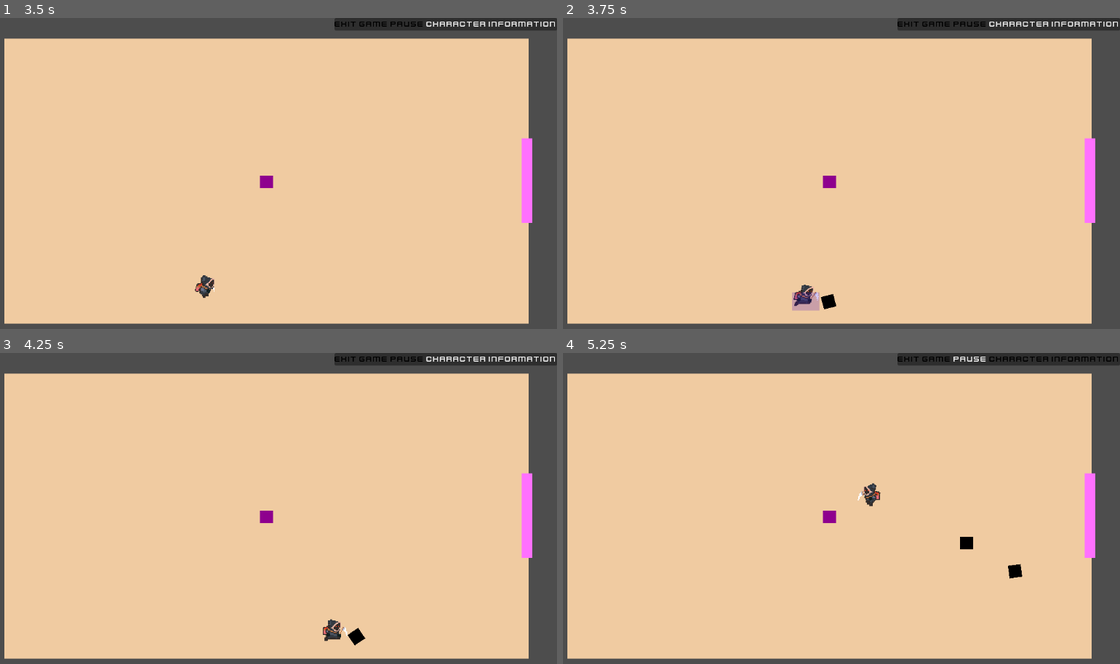
Above: before the commit, frames 1-4 (two rows, left to right).
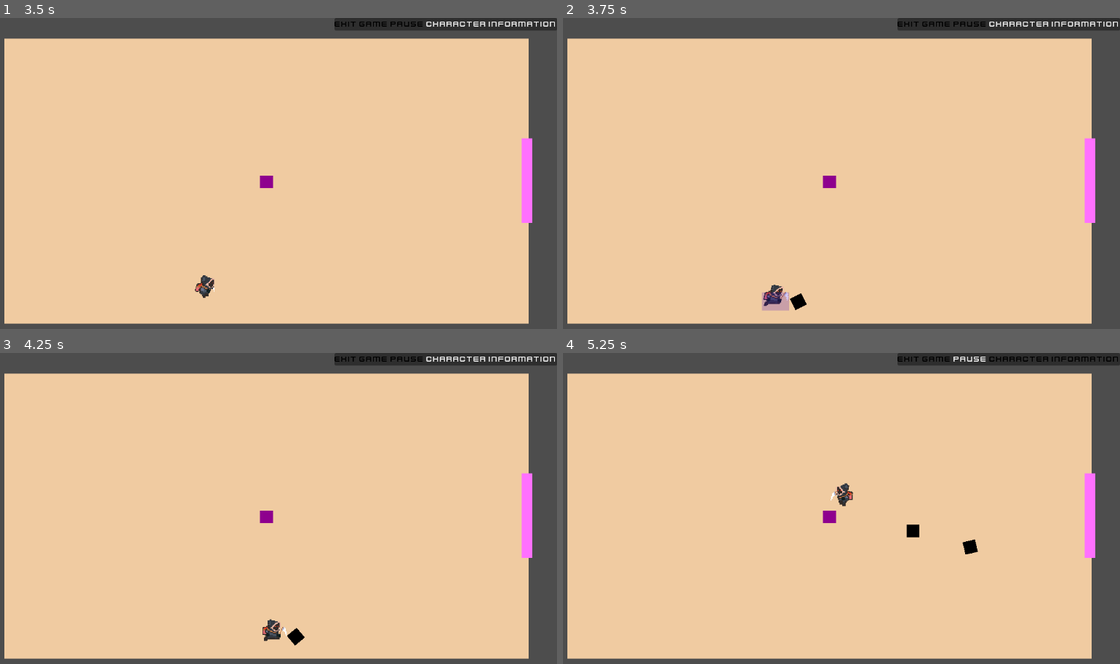
Above: after the commit, the same moments.

Repository: mabanana/MagicPE
Game: Godot game, scene res://Scenes/GameScenes/Test1.tscn
Two runs of this game, one before a commit and one after it. Both use one fixed random seed, a clock stepped at 60 frames per second and the inputs below.
Inputs (mouse positions are in pixels of both pictures, inside the frame that each line leads up to):
- Up to frame 1 (3.5 s): click "Character Information" at 0.5 s; click "Pause" at 1.25 s; move the mouse to (395, 164) at 2.02 s; press the mouse at (395, 164) at 2.03 s; hold Right (ui_right) 2.03-2.78 s; move the mouse to (150, 198) at 2.77 s; release the mouse at (150, 198) at 2.78 s; hold Down (ui_down) from 2.78 s (still down); right-click (150, 198) at 2.85 s; tap Enter (ui_accept) at 3.02 s
- Up to frame 2 (3.75 s): move the mouse to (886, 108) at 3.52 s; release Down (ui_down) at 3.53 s; press the mouse at (886, 108) at 3.53 s; hold Right (ui_right) from 3.53 s (still down)
- Up to frame 3 (4.25 s): keep holding Right (ui_right)
- Up to frame 4 (5.25 s): move the mouse to (802, 580) at 4.27 s; release Right (ui_right) at 4.28 s; release the mouse at (802, 580) at 4.28 s; hold Up (ui_up) 4.28-5.03 s; right-click (802, 580) at 4.35 s; tap Enter (ui_accept) at 4.52 s; move the mouse to (1003, 564) at 5.02 s; press the mouse at (1003, 564) at 5.03 s; hold Left (ui_left) from 5.03 s (still down)

Frame 1 is identical in both runs. In frame 2, 0.8% of the frame differs, in the area x 35-50%, y 85-95%; in frame 3, 0.6%; in frame 4, 0.6%.

Commit message:
Fix Animation Lock for BusyState

Diff:
--- a/Scenes/Components/backpack_man_animation_tree.tscn
+++ b/Scenes/Components/backpack_man_animation_tree.tscn
@@ -49,7 +49,6 @@
 
 [sub_resource type="AnimationNodeStateMachineTransition" id="AnimationNodeStateMachineTransition_iyxkh"]
 switch_mode = 2
-advance_mode = 2
 
 [sub_resource type="AnimationNodeStateMachineTransition" id="AnimationNodeStateMachineTransition_1e08v"]
 
@@ -157,62 +156,6 @@
 "values": [-0.277507, 0.0, 0.113446, 0.0]
 }
 
-[sub_resource type="Animation" id="Animation_ocxku"]
-length = 0.001
-tracks/0/type = "value"
-tracks/0/imported = false
-tracks/0/enabled = true
-tracks/0/path = NodePath("../Sprite:frame")
-tracks/0/interp = 1
-tracks/0/loop_wrap = true
-tracks/0/keys = {
-"times": PackedFloat32Array(0),
-"transitions": PackedFloat32Array(1),
-"update": 1,
-"values": [0]
-}
-
-[sub_resource type="Animation" id="Animation_1bdic"]
-resource_name = "Run"
-length = 1.2
-loop_mode = 1
-tracks/0/type = "value"
-tracks/0/imported = false
-tracks/0/enabled = true
-tracks/0/path = NodePath("../Sprite:texture")
-tracks/0/interp = 1
-tracks/0/loop_wrap = true
-tracks/0/keys = {
-"times": PackedFloat32Array(0),
-"transitions": PackedFloat32Array(1),
-"update": 1,
-"values": [ExtResource("2_alf7m")]
-}
-tracks/1/type = "value"
-tracks/1/imported = false
-tracks/1/enabled = true
-tracks/1/path = NodePath("../Sprite:hframes")
-tracks/1/interp = 1
-tracks/1/loop_wrap = true
-tracks/1/keys = {
-"times": PackedFloat32Array(0),
-"transitions": PackedFloat32Array(1),
-"update": 1,
-"values": [6]
-}
-tracks/2/type = "value"
-tracks/2/imported = false
-tracks/2/enabled = true
-tracks/2/path = NodePath("../Sprite:frame")
-tracks/2/interp = 1
-tracks/2/loop_wrap = true
-tracks/2/keys = {
-"times": PackedFloat32Array(0, 0.2, 0.4, 0.6, 0.8, 1),
-"transitions": PackedFloat32Array(1, 1, 1, 1, 1, 1),
-"update": 1,
-"values": [0, 1, 2, 3, 4, 5]
-}
-
 [sub_resource type="Animation" id="Animation_qulhu"]
 resource_name = "Possess"
 length = 0.3
@@ -265,6 +208,62 @@
 "values": [-0.277507, 0.0, 0.193732, 0.0]
 }
 
+[sub_resource type="Animation" id="Animation_ocxku"]
+length = 0.001
+tracks/0/type = "value"
+tracks/0/imported = false
+tracks/0/enabled = true
+tracks/0/path = NodePath("../Sprite:frame")
+tracks/0/interp = 1
+tracks/0/loop_wrap = true
+tracks/0/keys = {
+"times": PackedFloat32Array(0),
+"transitions": PackedFloat32Array(1),
+"update": 1,
+"values": [0]
+}
+
+[sub_resource type="Animation" id="Animation_1bdic"]
+resource_name = "Run"
+length = 1.2
+loop_mode = 1
+tracks/0/type = "value"
+tracks/0/imported = false
+tracks/0/enabled = true
+tracks/0/path = NodePath("../Sprite:texture")
+tracks/0/interp = 1
+tracks/0/loop_wrap = true
+tracks/0/keys = {
+"times": PackedFloat32Array(0),
+"transitions": PackedFloat32Array(1),
+"update": 1,
+"values": [ExtResource("2_alf7m")]
+}
+tracks/1/type = "value"
+tracks/1/imported = false
+tracks/1/enabled = true
+tracks/1/path = NodePath("../Sprite:hframes")
+tracks/1/interp = 1
+tracks/1/loop_wrap = true
+tracks/1/keys = {
+"times": PackedFloat32Array(0),
+"transitions": PackedFloat32Array(1),
+"update": 1,
+"values": [6]
+}
+tracks/2/type = "value"
+tracks/2/imported = false
+tracks/2/enabled = true
+tracks/2/path = NodePath("../Sprite:frame")
+tracks/2/interp = 1
+tracks/2/loop_wrap = true
+tracks/2/keys = {
+"times": PackedFloat32Array(0, 0.2, 0.4, 0.6, 0.8, 1),
+"transitions": PackedFloat32Array(1, 1, 1, 1, 1, 1),
+"update": 1,
+"values": [0, 1, 2, 3, 4, 5]
+}
+
 [sub_resource type="AnimationLibrary" id="AnimationLibrary_4ruuf"]
 _data = {
 "Idle": SubResource("Animation_whls7"),
--- a/Scripts/Defaults/PlayerEnitity.gd
+++ b/Scripts/Defaults/PlayerEnitity.gd
@@ -44,14 +44,13 @@
 func _physics_process(delta):
 	x_direction = Input.get_axis("ui_left", "ui_right")
 	y_direction = Input.get_axis("ui_up", "ui_down")
-
-	if not x_direction and not y_direction:
-		velocity.y = move_toward(velocity.x, 0, move_speed)
-		velocity.x = move_toward(velocity.x, 0, move_speed)
-	else:
+	if state_machine.is_can_move() and (x_direction or y_direction):
 		velocity.x = x_direction
 		velocity.y = y_direction
 		velocity = velocity.normalized() * move_speed
+	else:
+		velocity.y = move_toward(velocity.x, 0, move_speed)
+		velocity.x = move_toward(velocity.x, 0, move_speed)
 	#print("PlayerEntity: Velocity(x,y):", velocity.x, velocity.y)
 	#print("PlayerEntity: GlobalPosition(x,y):", global_position.x, global_position.y)
 	#print("PlayerEntity: InputDirection: x",x_direction, ", y", y_direction)
--- a/Scripts/States/BusyState.gd
+++ b/Scripts/States/BusyState.gd
@@ -1,11 +1,15 @@
 extends State
 var anim_name = null
+var animation_finished: bool = false
+var queued_next_state: State
 
 func on_enter():
 	if anim_name:
 		playback.travel(anim_name)
 		await get_parent().animation_tree.animation_finished
-	next_state = get_parent().states["Idle"]
+		animation_finished = true
+	if animation_finished:
+		next_state = queued_next_state if queued_next_state else get_parent().states["Idle"]
 
 func state_process(delta):
 	pass
--- a/Scripts/States/IdleState.gd
+++ b/Scripts/States/IdleState.gd
@@ -10,4 +10,4 @@
 func on_possession(anim_name):
 	next_state = get_parent().states["Busy"]
 	next_state.anim_name = anim_name
-	next_state.next_state = get_parent().states["Possession"]
+	next_state.queued_next_state = get_parent().states["Possession"]
--- a/Scripts/States/PossessionState.gd
+++ b/Scripts/States/PossessionState.gd
@@ -2,7 +2,7 @@
 class_name PossessionState
 
 func on_enter():
-	pass
+	playback.travel("Move")
 
 func state_input(event : InputEvent):
 	pass
@@ -13,6 +13,7 @@
 func on_depossession(anim_name = null):
 	next_state = get_parent().states["Busy"]
 	next_state.anim_name = anim_name
+	next_state.queued_next_state = get_parent().states["Idle"]
 
 func _on_soccer_component_depossessed(anim_name):
 	on_depossession(anim_name)
